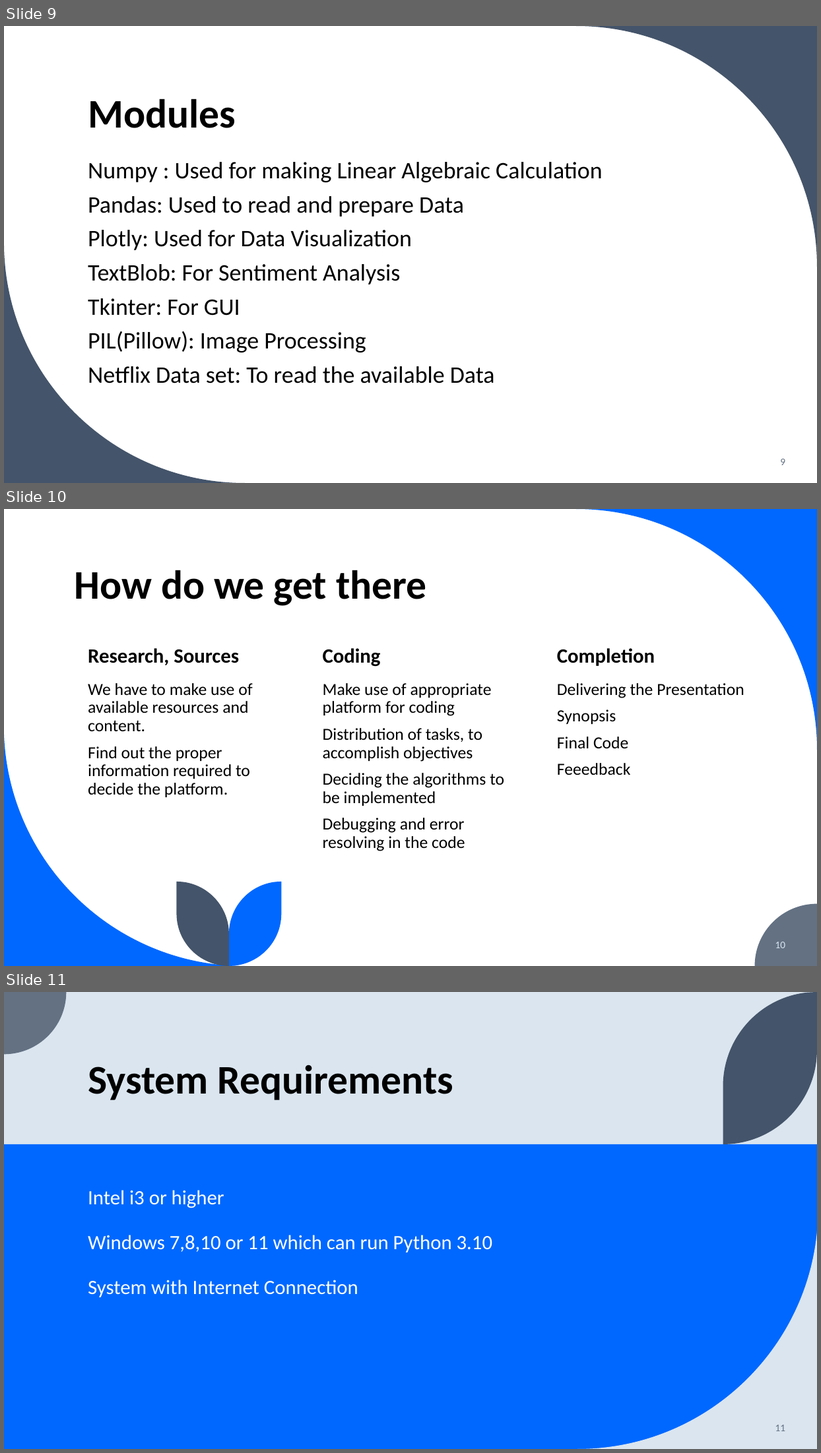
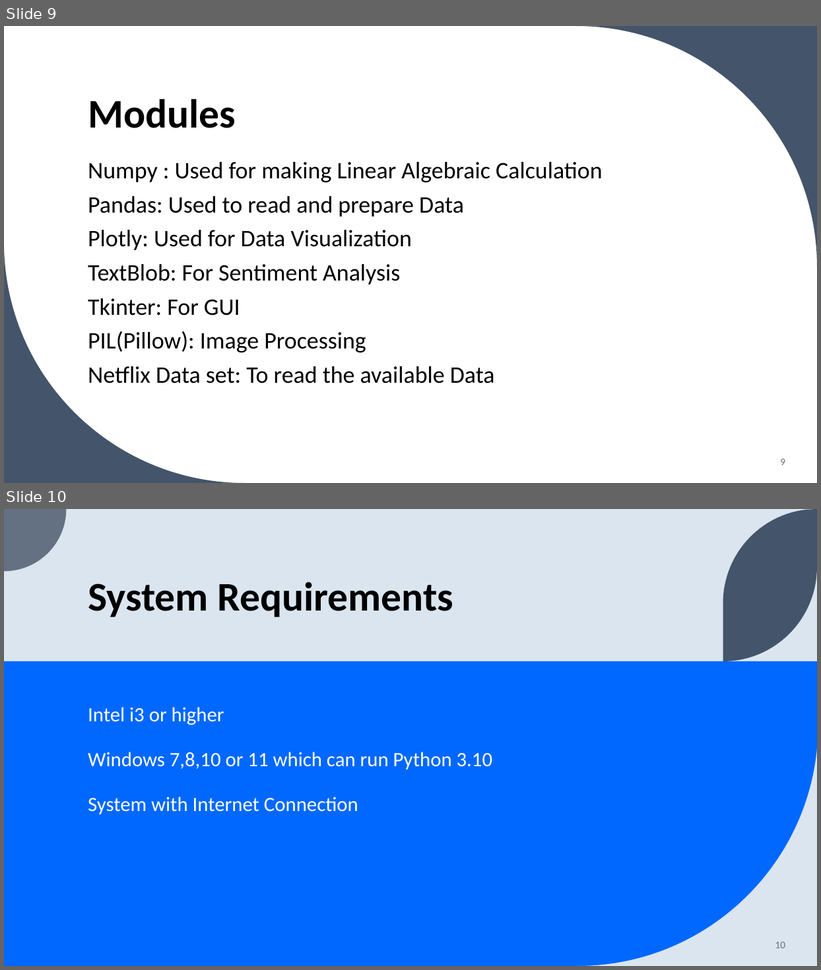
Before and after one commit to deonchris2203/Semester-Mini-Project, a slide deck: Data Analysis.pptx. Shown one above the other, each under a label of ours: slides 9, 10 and 11 before the commit, slides 9 and 10 after it. The pictures are 821x1453 and 821x970 pixels, drawn with LibreOffice and Linux fonts; fonts in the diff are those of the drawing. Boxes give left, top, right and bottom in pixels: in the first picture for what was removed or moved away, otherwise in the second. Text is boxed around its words. In the diff, an @@ line names an element or a change of style, - is before the commit and + after.

```diff
--- a/Data Analysis.pptx
+++ b/Data Analysis.pptx
@@ slide 10 removed at (4, 509, 817, 966), background #FFFFFF @@
@@ freeform shape removed at (576, 509, 817, 750) @@
@@ title removed at (75, 570, 426, 606) @@
-How do we get there
@@ text removed at (88, 648, 239, 665) @@
-Research, Sources
@@ text removed at (323, 648, 381, 667) @@
-Coding
@@ text removed at (557, 648, 655, 666) @@
-Completion
@@ text removed at (88, 683, 252, 797) @@
-We have to make use of available resources and content.
-Find out the proper information required to decide the platform.
@@ text removed at (323, 683, 504, 852) @@
-Make use of appropriate platform for coding
-Distribution of tasks, to accomplish objectives
-Deciding the algorithms to be implemented
-Debugging and error resolving in the code
@@ text removed at (557, 683, 745, 775) @@
-Delivering the Presentation
-Synopsis
-Final Code
-Feeedback
@@ freeform shape removed at (4, 725, 245, 966) @@
@@ freeform shape removed at (177, 882, 230, 966) @@
@@ freeform shape removed at (230, 882, 282, 966) @@
@@ freeform shape removed at (755, 904, 817, 966) @@
@@ page number removed at (776, 942, 786, 949) @@
-10
@@ what was slide 11 is now slide 10 @@
@@ page number at (776, 942, 786, 949): text changed @@
-11
+10
```
Also in this commit, not shown: 2 slides changed, 2 slides added, 1 other slide removed.
